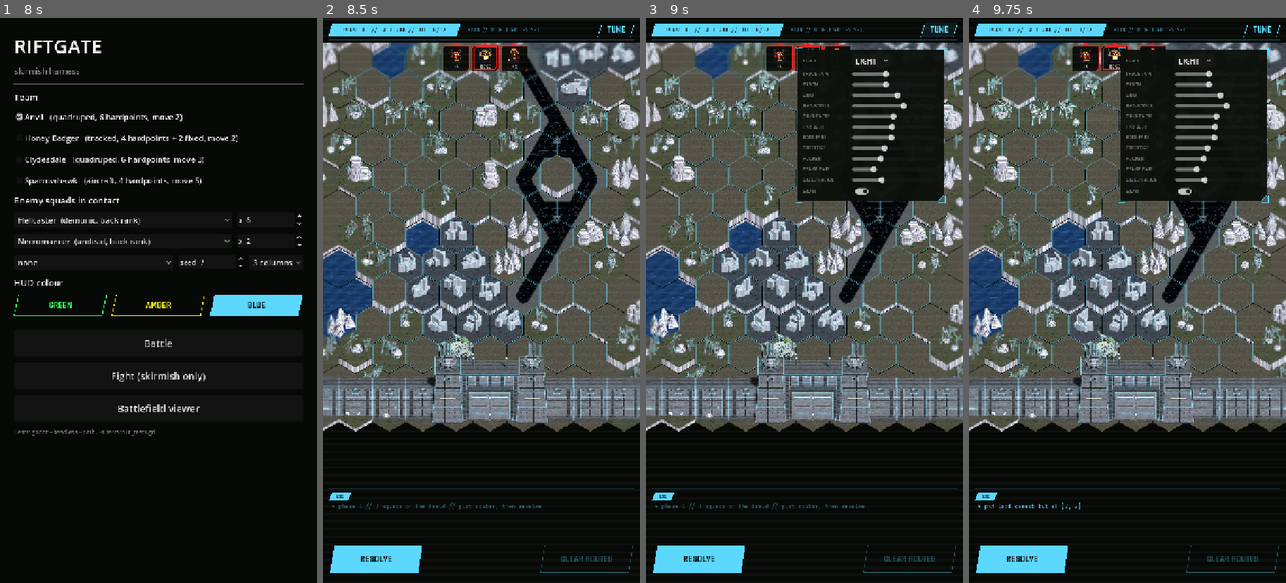
Above: before the commit, frames 1-4 (left to right).
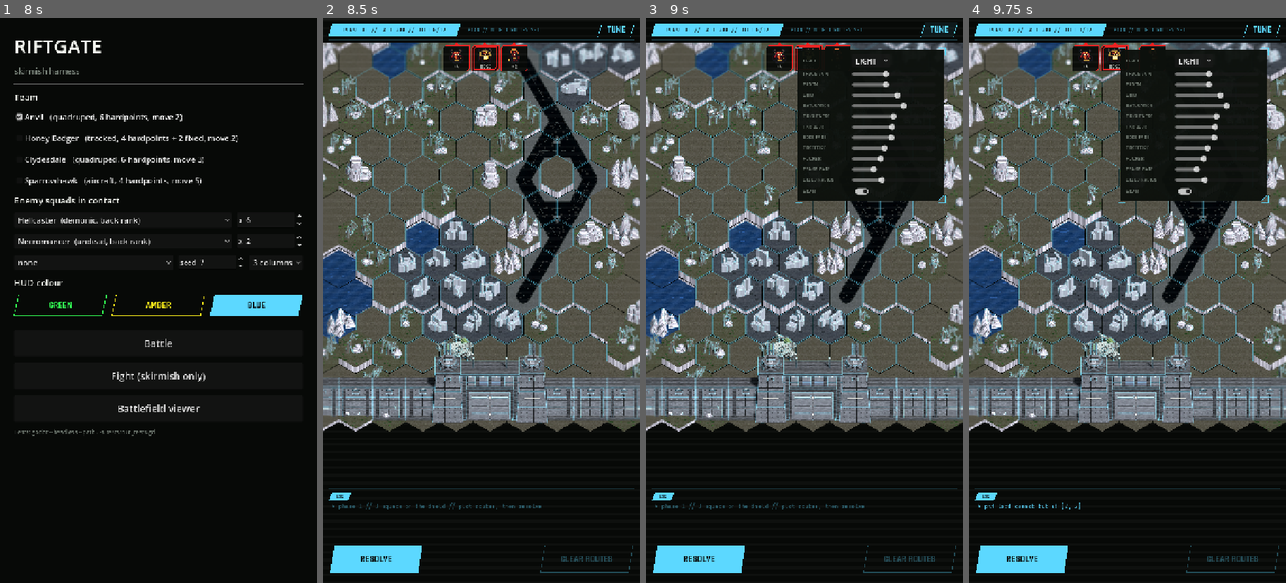
Above: after the commit, the same moments.

Repository: ryanjdmartin/riftgate
Game: Godot game, scene res://game/harness.tscn
Same seed, same stepped clock (60 frames per second), same inputs: the game is played once before the commit and once after it.
Inputs:
- Up to frame 1 (8 s): click "Anvil (quadruped, 6 hardpoint…" at 0.5 s; click "Honey Badger (tracked, 4 hard…" at 1.25 s; click "Clydesdale (quadruped, 6 hard…" at 2 s; click "Sparrowhawk (aircraft, 4 hard…" at 2.75 s; click "Ghoul (undead, front rank)" at 3.5 s; click "none" at 4.25 s; click "3 columns" at 5 s; click "GREEN" at 5.75 s; click "AMBER" at 6.5 s; click "BLUE" at 7.25 s
- Up to frame 2 (8.5 s): click "Battle" at 8 s
- Up to frame 3 (9 s): click "TUNE" at 8.75 s
- Up to frame 4 (9.75 s): click "RESOLVE" at 9.5 s

Frame 1 is identical in both runs. In frame 2, less than 0.1% of the frame differs, in the area x 28-56%, y 4-7%; in frame 3, 0.2%; in frame 4, 0.4%, in the area x 2-100%, y 10-24%.

Commit message:
The scan band belongs to the map: it sweeps in map pixels and scrolls with the ground
Co-Authored-By: Claude Fable 5.1 <noreply@anthropic.com>

Diff:
--- a/game/battle/battle_map_view.gd
+++ b/game/battle/battle_map_view.gd
@@ -354,11 +354,16 @@
 	# too (Ryan, 21 September).
 	Hud.scanlines(self, Rect2(Vector2.ZERO, size))
 	if sweep_on:
-		var sy := fmod(_sweep_t * SWEEP_SPEED, size.y + 120.0) - 60.0
+		# The band belongs to the map, not the screen (Ryan, 21 September): it sweeps the
+		# battlefield in map pixels, scrolls and zooms with the ground, and the traces under
+		# it brighten. The skirmish's band, by contrast, is a screen effect.
+		var my := fmod(_sweep_t * SWEEP_SPEED, _map_size.y + 120.0) - 60.0
+		draw_set_transform(Vector2(scroll_x, scroll_y), 0.0, Vector2(zoom, zoom))
 		for i in range(-2, 3):
-			draw_rect(Rect2(0.0, sy + i * 3.0, size.x, 1.0), Color(1, 1, 1, 0.07 - 0.015 * absi(i)))
+			draw_rect(Rect2(0.0, my + i * 3.0, _map_size.x, 1.0), Color(1, 1, 1, 0.07 - 0.015 * absi(i)))
+		draw_set_transform(Vector2.ZERO, 0.0, Vector2.ONE)
 		if _map3d != null:
-			_map3d.set_sweep((sy - scroll_y) / zoom)   # the traces under the band brighten
+			_map3d.set_sweep(my)
 	elif _map3d != null:
 		_map3d.set_sweep(-1.0e6)
 
Not shown, changed: docs/status.md
